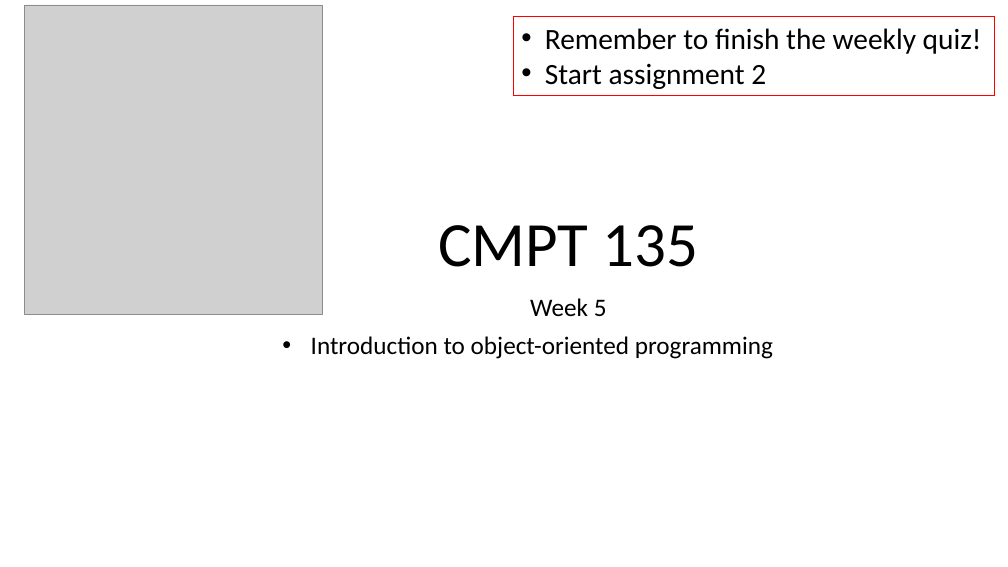
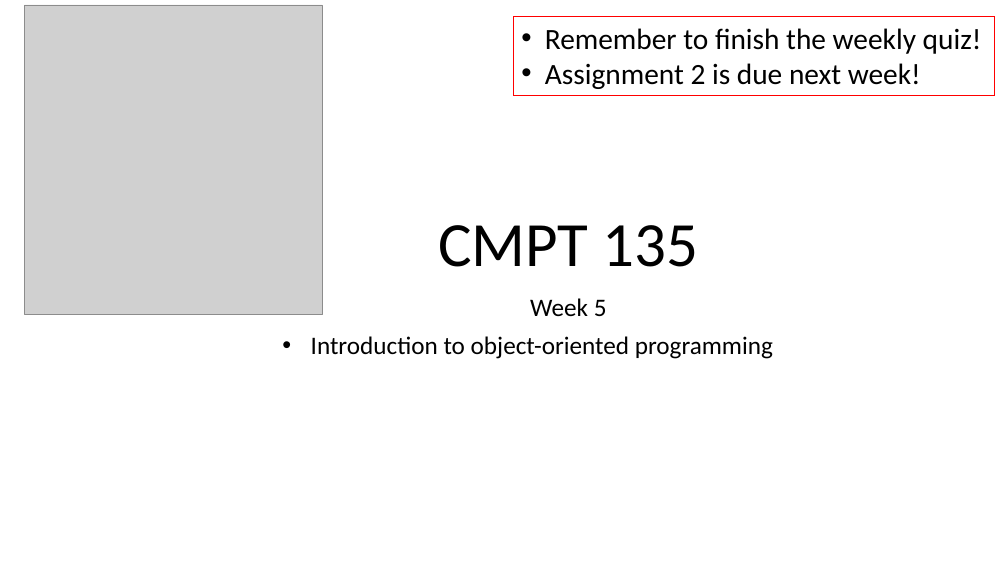
Before and after one commit to tjd1234/cmpt135spring2024, a slide deck: slide 1 of sample_code/week5/week5_cmpt135.pptx. Drawn at 1008x567 pixels with LibreOffice and Linux fonts; fonts in the diff are those of the drawing; grey boxes stand for pictures. Boxes give left, top, right and bottom in pixels: in the first picture for what was removed or moved away, otherwise in the second. Text is boxed around its words. In the diff, an @@ line names an element or a change of style, - is before the commit and + after.

```diff
--- a/sample_code/week5/week5_cmpt135.pptx
+++ b/sample_code/week5/week5_cmpt135.pptx
@@ text in rectangle at box(545, 63, 921, 89): text changed @@
-• Start assignment 2
+• Assignment 2 is due next week!
```
Also in this commit, not shown: 19 other slides changed, 6 slides added, 2 other files.
